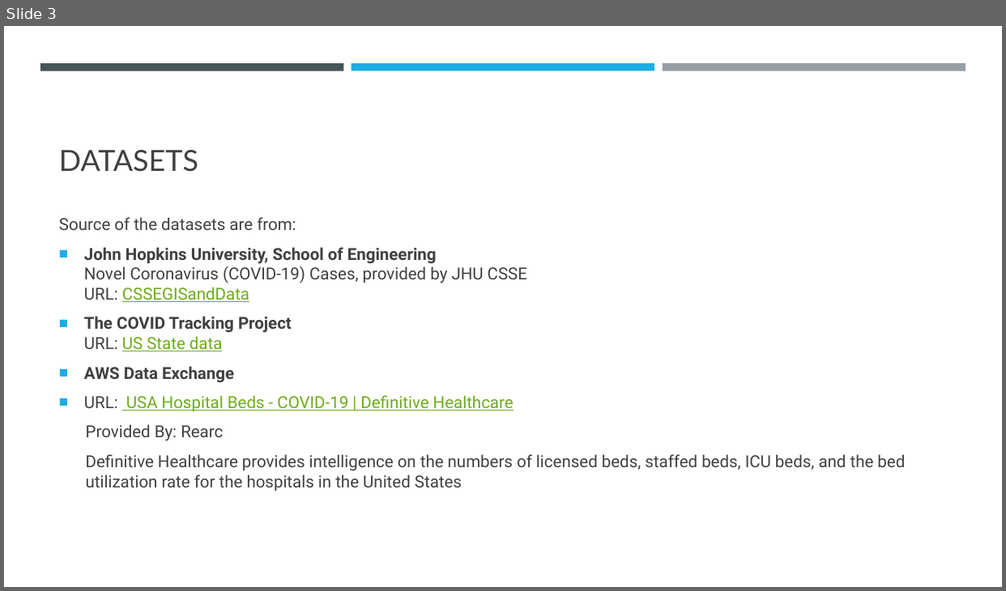
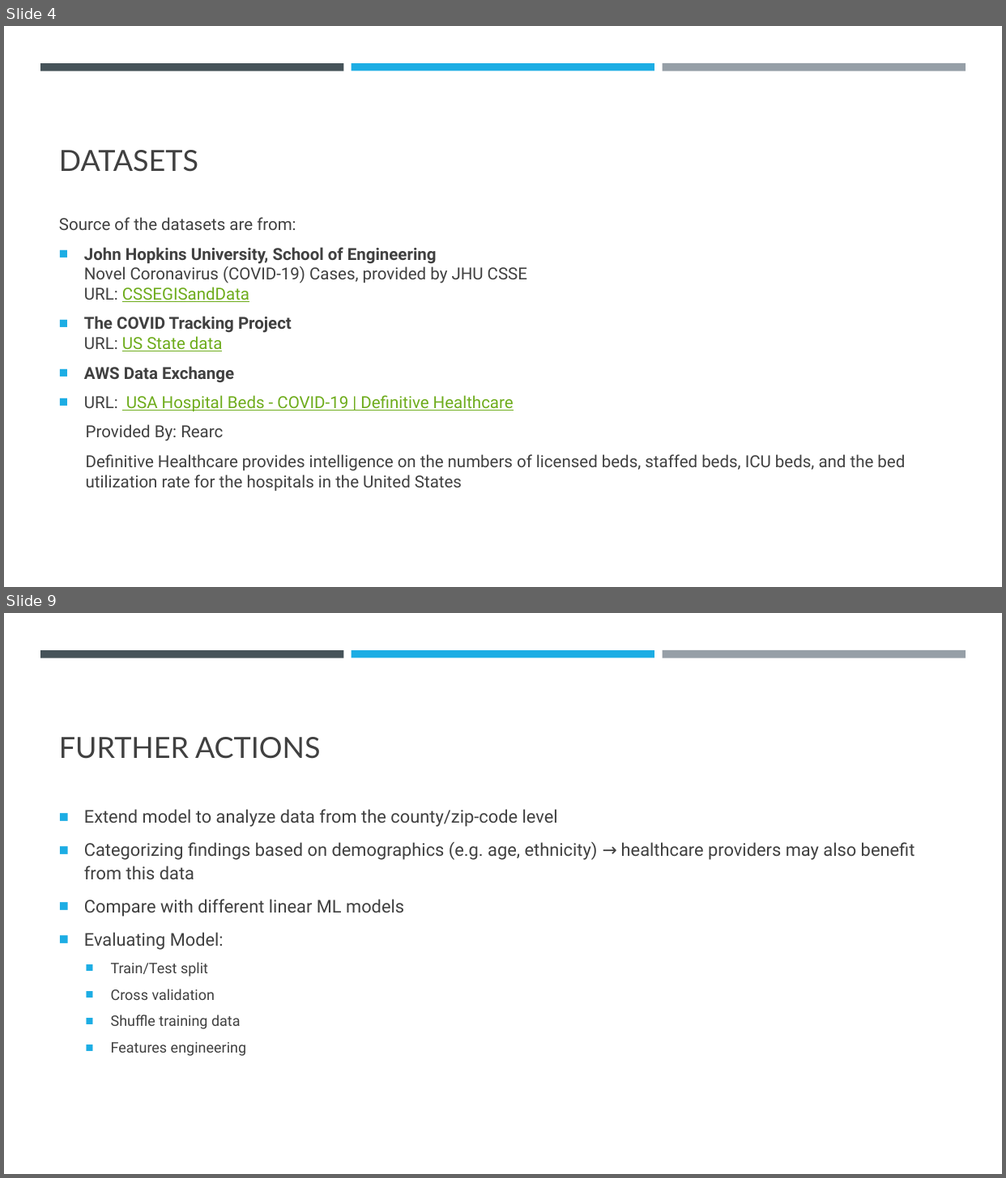
Before and after one commit to elizabethqiu/2020-wwcode-dshackathon-covid19ml, a slide deck: Team 9 - Karen Sparck-Jones/Team 9 - Karen Sparck-Jones.pptx. Shown one above the other, each under a label of ours: slide 3 before the commit, slides 4 and 9 after it; the slides between them are not shown. The pictures are 1006x591 and 1006x1178 pixels, drawn with LibreOffice and Linux fonts; fonts in the diff are those of the drawing. Boxes give left, top, right and bottom in pixels: in the first picture for what was removed or moved away, otherwise in the second. Text is boxed around its words. In the diff, an @@ line names an element or a change of style, - is before the commit and + after.

```diff
--- a/Team 9 - Karen Sparck-Jones/Team 9 - Karen Sparck-Jones.pptx
+++ b/Team 9 - Karen Sparck-Jones/Team 9 - Karen Sparck-Jones.pptx
@@ slide 9 added at bbox=[4, 613, 1002, 1174], background #FFFFFF; not listed: 3 template elements that a slide beside it also shows @@
@@ title added at bbox=[59, 737, 320, 759], 28 pt, text #404040 @@
+FURTHER ACTIONS
@@ text added at bbox=[84, 809, 915, 1056], 17 pt, text #404040 @@
+■ Extend model to analyze data from the county/zip-code level
+■ Categorizing findings based on demographics (e.g. age, ethnicity) → healthcare providers may also benefit from this data
+■ Compare with different linear ML models
+■ Evaluating Model:
+  ■ Train/Test split
+  ■ Cross validation
+  ■ Shuffle training data
+  ■ Features engineering
@@ what was slide 3 is now slide 4 @@
```
Also in this commit, not shown: 4 slides changed, 4 other slides added, 2 slides removed.
